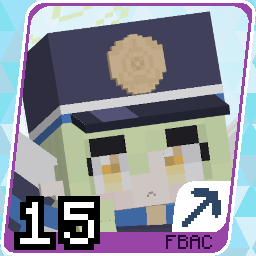
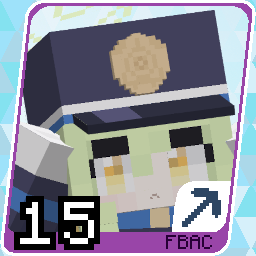
The second 256 × 256 image is a revision of the first. Changes to its layers:
painted on "Character" over [9, 6, 238, 232]
